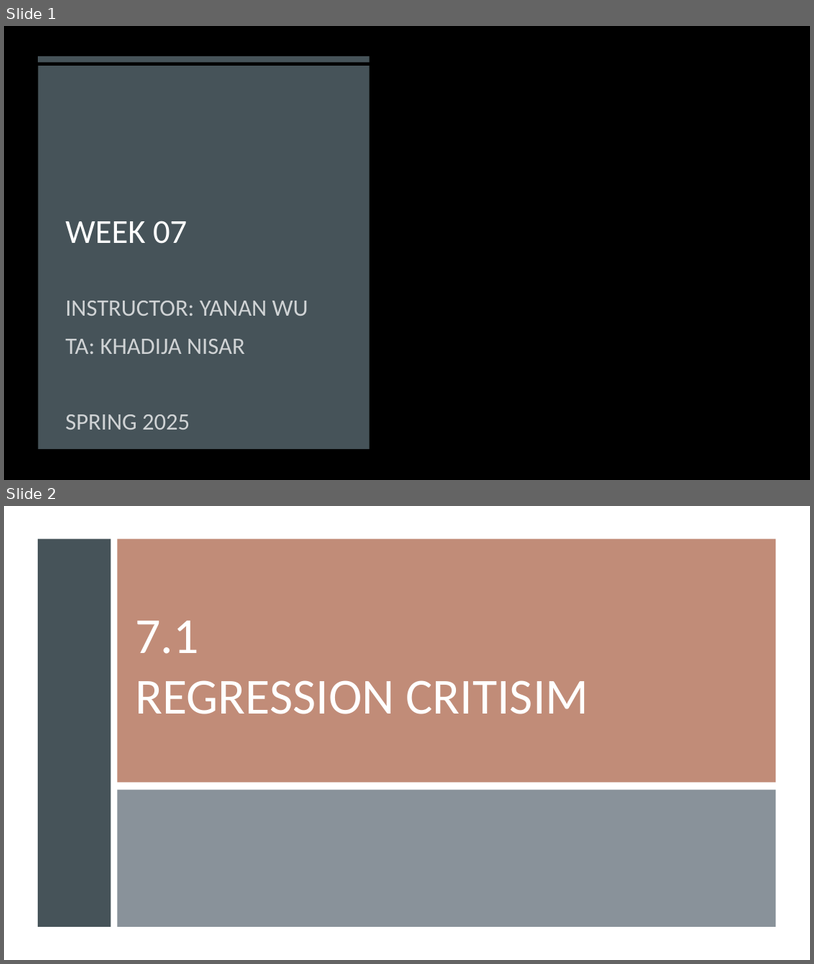
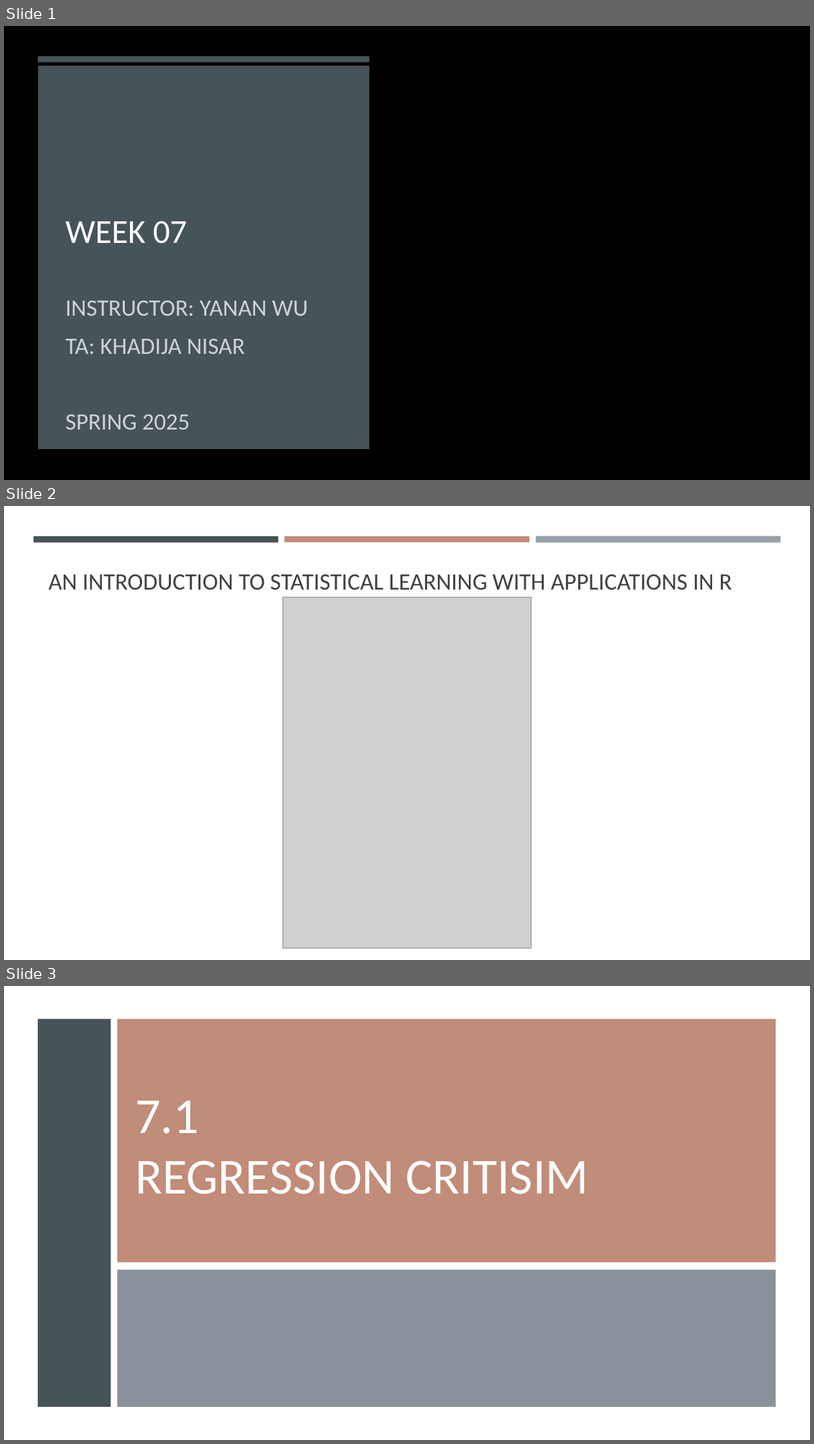
Before and after one commit to gisynw/geog-247, a slide deck: docs/Lectures/Week07/Week7_RegressionCriticism.pptx. Shown one above the other, each under a label of ours: slides 1 and 2 before the commit, slides 1, 2 and 3 after it. The pictures are 814x964 and 814x1444 pixels, drawn with LibreOffice and Linux fonts; fonts in the diff are those of the drawing; grey boxes stand for pictures; background and template pictures are left out. Boxes give left, top, right and bottom in pixels: in the first picture for what was removed or moved away, otherwise in the second. Text is boxed around its words. In the diff, an @@ line names an element or a change of style, - is before the commit and + after.

```diff
--- a/docs/Lectures/Week07/Week7_RegressionCriticism.pptx
+++ b/docs/Lectures/Week07/Week7_RegressionCriticism.pptx
@@ slide 2 added at [4,506,810,960], background #FFFFFF @@
@@ rectangle added at [34,536,278,542], fill #465359 @@
@@ rectangle added at [285,536,530,542], fill #C18C78 @@
@@ rectangle added at [536,536,781,543], fill #969FA7 @@
@@ title added at [49,574,733,590], 28 pt, text #404040 @@
+AN INTRODUCTION TO STATISTICAL LEARNING WITH APPLICATIONS IN R
@@ picture added at [283,597,532,948] @@
@@ what was slide 2 is now slide 3 @@
```
Also in this commit, not shown: 1 other file.
